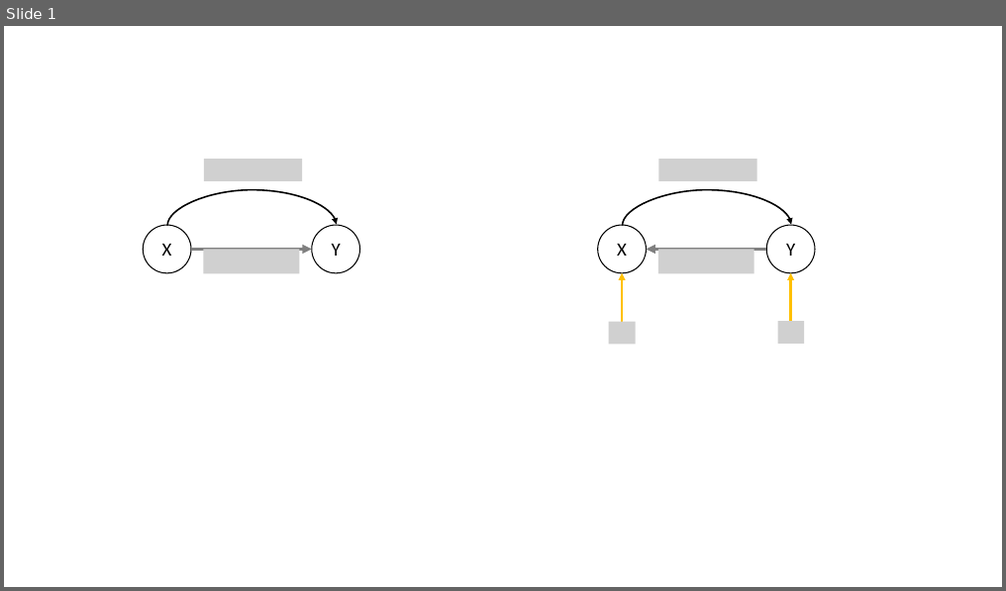
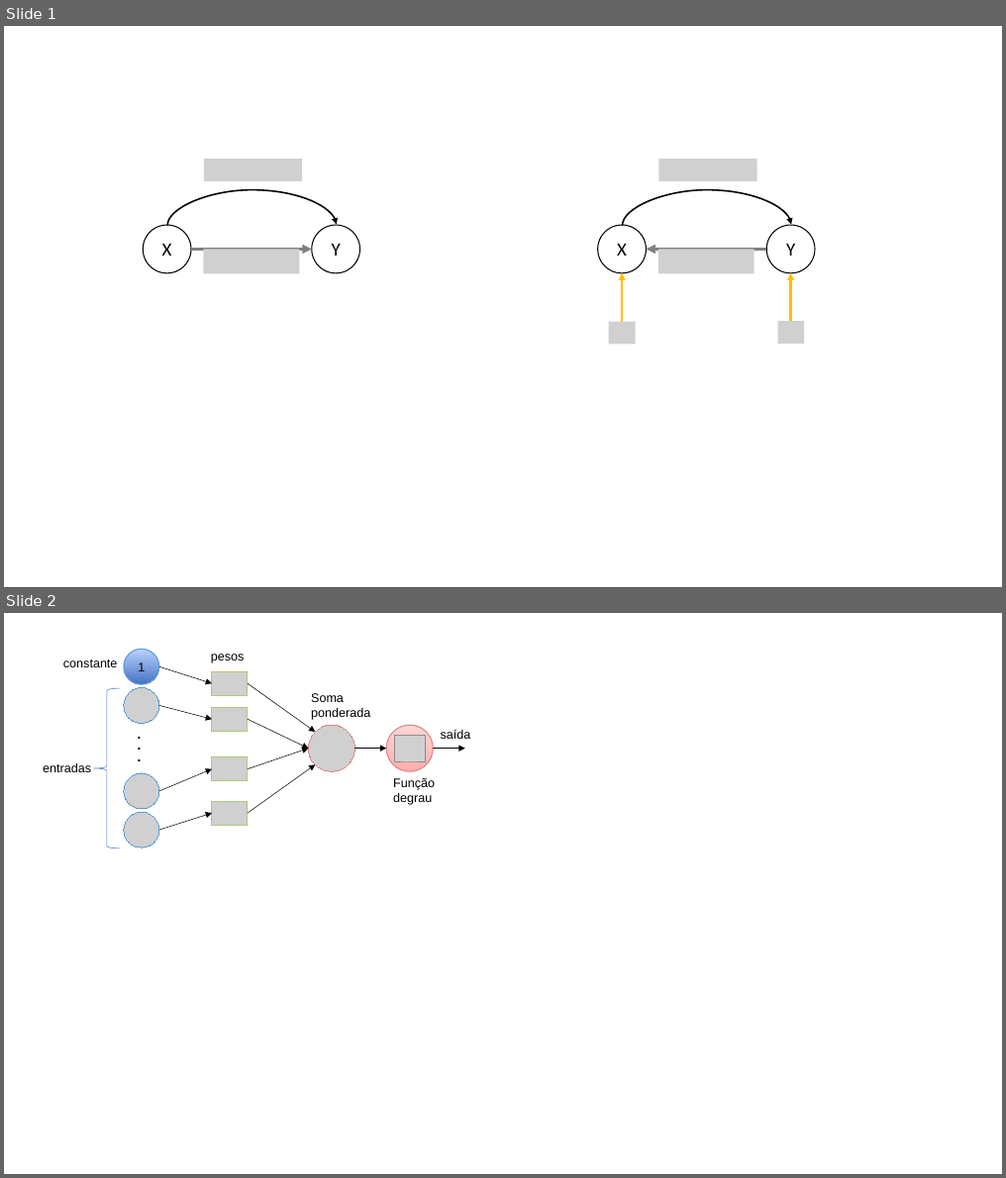
Before and after one commit to fccarvalho2/Deep-Learning, a slide deck: Figuras/Figuras.pptx. Shown one above the other, each under a label of ours: slide 1 before the commit, slides 1 and 2 after it. The pictures are 1006x591 and 1006x1178 pixels, drawn with LibreOffice and Linux fonts; fonts in the diff are those of the drawing; grey boxes stand for pictures. Boxes give left, top, right and bottom in pixels: in the first picture for what was removed or moved away, otherwise in the second. Text is boxed around its words. In the diff, an @@ line names an element or a change of style, - is before the commit and + after.

```diff
--- a/Figuras/Figuras.pptx
+++ b/Figuras/Figuras.pptx
@@ slide 2 added at (4, 613, 1002, 1174), background #FFFFFF @@
@@ text added at (63, 660, 118, 667), 12 pt, text #000000 @@
+constante
@@ arrow added from (159, 666) to (212, 683), #000000 0.5 pt @@
@@ text added at (211, 654, 245, 663), 12 pt, text #000000 @@
+pesos
@@ left brace added at (94, 688, 120, 849), outline #4472C4 0.5 pt @@
@@ arrow added from (248, 683) to (316, 732), #000000 0.5 pt @@
@@ text added at (311, 693, 370, 720), 12 pt, text #000000 @@
+Soma ponderada
@@ group added at (124, 649, 159, 848): 3 pictures, 1 ellipse, 1 text @@
+1
+.
+.
+.
@@ arrow added from (159, 706) to (212, 719), #000000 0.5 pt @@
@@ arrow added from (248, 719) to (309, 749), #000000 0.5 pt @@
@@ picture added at (309, 725, 355, 771) @@
@@ ellipse added at (386, 725, 433, 771), fill gradient #FFD6D6 to #FFAEAD, outline #D48A88 1 pt @@
@@ text added at (441, 729, 471, 739), 12 pt, text #000000 @@
+saída
@@ group added at (212, 671, 249, 825): 4 pictures @@
@@ arrow added from (248, 769) to (309, 749), #000000 0.5 pt @@
@@ arrow added from (355, 749) to (386, 749), #000000 0.5 pt @@
@@ picture added at (394, 735, 426, 761) @@
@@ arrow added from (433, 749) to (465, 749), #000000 0.5 pt @@
@@ text added at (43, 763, 91, 772), 12 pt, text #000000 @@
+entradas
@@ arrow added from (159, 791) to (212, 769), #000000 0.5 pt @@
@@ arrow added from (248, 813) to (316, 765), #000000 0.5 pt @@
@@ text added at (393, 778, 435, 805), 12 pt, text #000000 @@
+Função degrau
@@ arrow added from (159, 830) to (212, 813), #000000 0.5 pt @@
```
Also in this commit, not shown: 2 other files.
